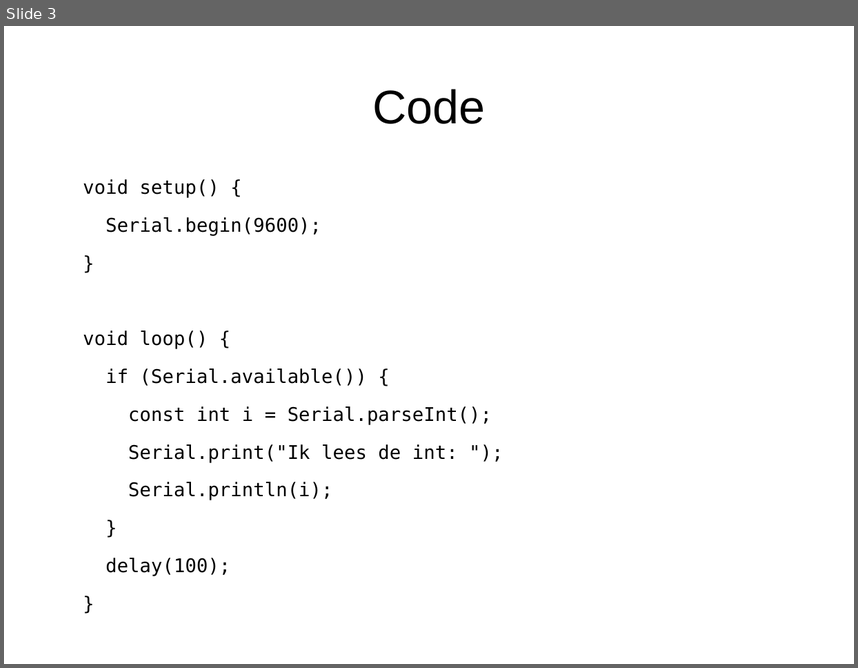
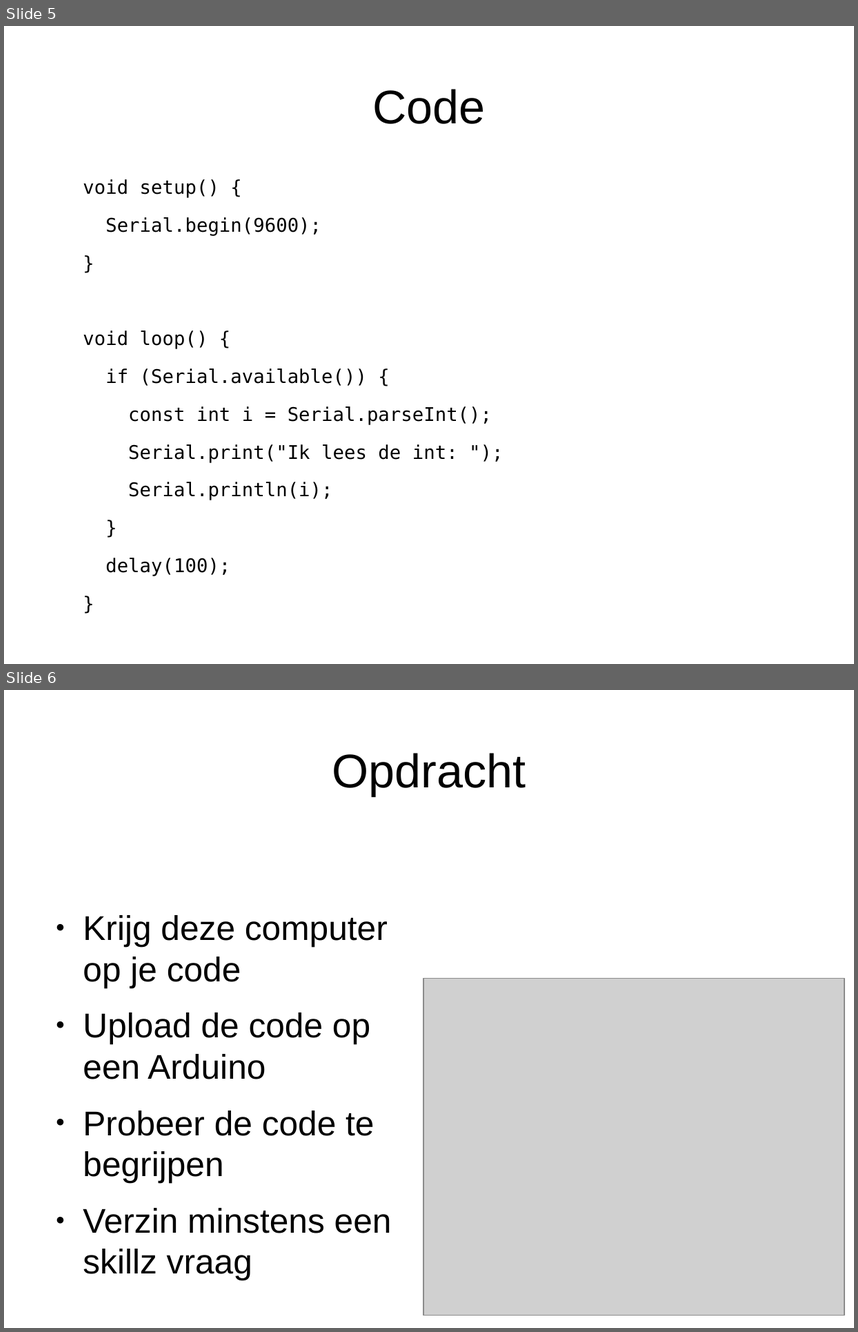
Before and after one commit to djog/arduino_cursus, a slide deck: Presentaties/Programmeren1.odp. Shown one above the other, each under a label of ours: slide 3 before the commit, slides 5 and 6 after it. The pictures are 858x668 and 858x1332 pixels, drawn with LibreOffice and Linux fonts; fonts in the diff are those of the drawing; grey boxes stand for pictures; background and template pictures are left out. Boxes give left, top, right and bottom in pixels: in the first picture for what was removed or moved away, otherwise in the second. Text is boxed around its words. In the diff, an @@ line names an element or a change of style, - is before the commit and + after.

```diff
--- a/Presentaties/Programmeren1.odp
+++ b/Presentaties/Programmeren1.odp
@@ slide 6 added at [4,690,854,1328], background #FFFFFF @@
@@ title added at [332,753,526,796], 44 pt, text #000000 @@
+Opdracht
@@ text added at [83,915,392,1280], 32 pt, text #000000 @@
+● Krijg deze computer op je code
+● Upload de code op een Arduino
+● Probeer de code te begrijpen
+● Verzin minstens een skillz vraag
@@ picture added at [424,978,845,1315] @@
@@ what was slide 3 is now slide 5 @@
```
Also in this commit, not shown: 2 slides changed, 6 other slides added, 1 slide removed, 6 other files.
